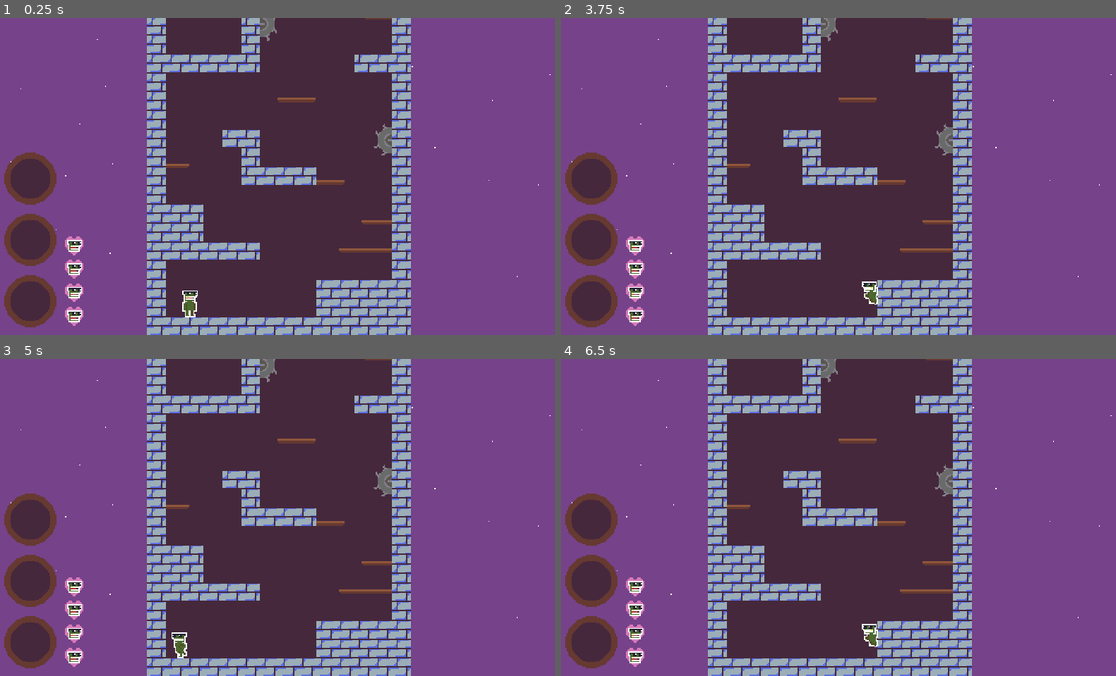
Above: before the commit, frames 1-4 (two rows, left to right).
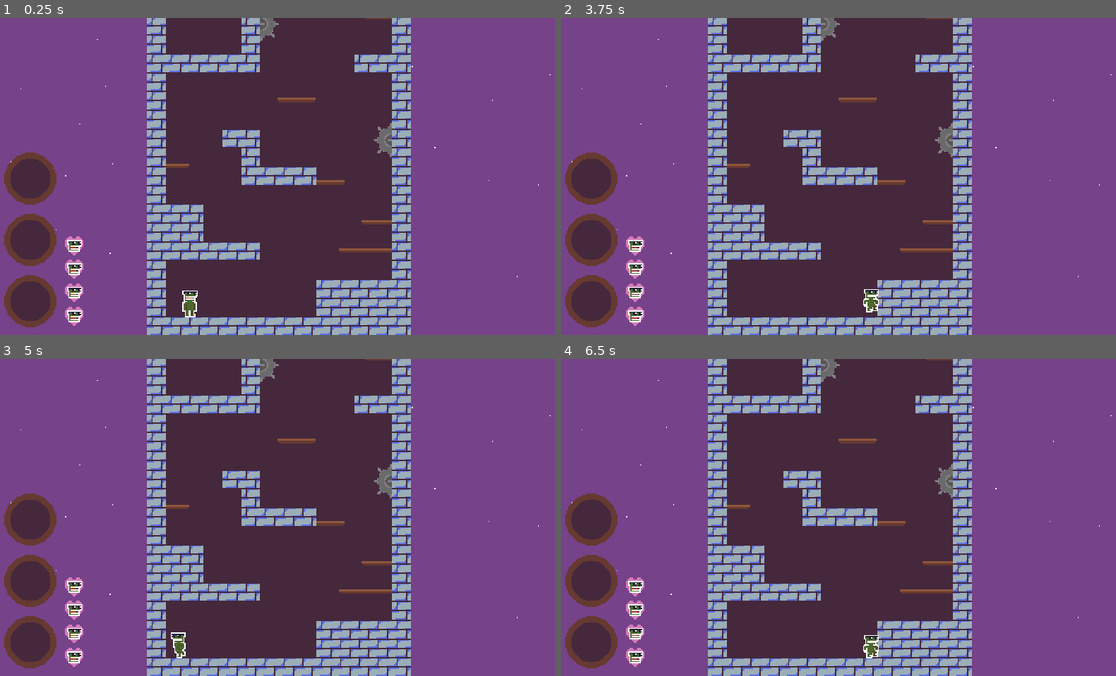
Above: after the commit, the same moments.

Repository: rthurmed/TorreDoAcrobata
Game: Godot game, scene res://src/World.tscn
The game is run twice, just before and just after one commit, with the same random seed, the same clock (stepped at 60 frames per second) and the same inputs.
Inputs (mouse positions are in pixels of both pictures, inside the frame that each line leads up to):
- Up to frame 1 (0.25 s): no input
- Up to frame 2 (3.75 s): click (594, 179) at 0.5 s; click (594, 239) at 1.25 s; click (594, 300) at 2 s; tap Enter at 2.75 s; hold Right (ui_right) from 2.78 s (still down); tap Z (jump) at 2.85, 3.02, 3.32, 3.6 s
- Up to frame 3 (5 s): tap Z (jump) at 3.77, 4.07, 4.35 s; release Right (ui_right) at 4.28 s; hold Left (ui_left) from 4.28 s (still down)
- Up to frame 4 (6.5 s): release Left (ui_left) at 5.03 s; hold Right (ui_right) from 5.03 s (still down); tap Z (jump) at 5.1, 5.27, 5.57, 5.85, 6.02, 6.32 s

The runs differ from the first frame. In frame 1, 0.1% of the frame differs, in the area x 46-71%, y 0-44%; in frame 2, 0.3%; in frame 3, 0.2%; in frame 4, 0.4%, in the area x 46-71%, y 0-95%.

Commit message:
Implemented moving platforms

Diff:
--- /dev/null
+++ b/src/Carrier.gd
@@ -0,0 +1,15 @@
+extends Node2D
+
+export (float) var SPEED = 120
+
+var follow
+var running = true
+
+func _ready():
+	if get_parent() is PathFollow2D:
+		follow = get_parent()
+
+func _physics_process(delta):
+	# Do path
+	if follow and running:
+		follow.set_offset(follow.get_offset() + SPEED * delta)
--- /dev/null
+++ b/src/Carrier.tscn
@@ -0,0 +1,6 @@
+[gd_scene load_steps=2 format=2]
+
+[ext_resource path="res://src/Carrier.gd" type="Script" id=1]
+
+[node name="Carrier" type="Node2D"]
+script = ExtResource( 1 )
--- /dev/null
+++ b/src/MovingPlatform.gd
@@ -0,0 +1,22 @@
+extends Node2D
+
+const IDLE_DURATION = 1.0
+
+export var move_to = Vector2.UP * 32
+export var speed = 3.0
+
+onready var platform = $Platform
+onready var tween = $Tween
+
+var follow = Vector2()
+
+func _ready():
+	# Tween config
+	# Based on: https://youtu.be/mBNa8LcAsns
+	var duration = move_to.length() / float(speed * 16)
+	tween.interpolate_property(self, "follow", Vector2.ZERO, move_to, duration, Tween.TRANS_LINEAR, Tween.EASE_IN_OUT, IDLE_DURATION)
+	tween.interpolate_property(self, "follow", move_to, Vector2.ZERO, duration, Tween.TRANS_LINEAR, Tween.EASE_IN_OUT, duration + IDLE_DURATION * 2)
+	tween.start()
+
+func _physics_process(delta):
+	platform.position = platform.position.linear_interpolate(follow, 0.075)
--- /dev/null
+++ b/src/MovingPlatform.tscn
@@ -0,0 +1,28 @@
+[gd_scene load_steps=5 format=2]
+
+[ext_resource path="res://assets/blocks-Sheet.png" type="Texture" id=1]
+[ext_resource path="res://src/MovingPlatform.gd" type="Script" id=2]
+
+[sub_resource type="RectangleShape2D" id=1]
+extents = Vector2( 16, 2 )
+
+[sub_resource type="AtlasTexture" id=2]
+atlas = ExtResource( 1 )
+region = Rect2( 32, 8, 32, 4 )
+
+[node name="MovingPlatform" type="Node2D"]
+script = ExtResource( 2 )
+
+[node name="Platform" type="KinematicBody2D" parent="."]
+
+[node name="CollisionShape2D" type="CollisionShape2D" parent="Platform"]
+shape = SubResource( 1 )
+one_way_collision = true
+
+[node name="Sprite" type="Sprite" parent="Platform/CollisionShape2D"]
+texture = SubResource( 2 )
+
+[node name="Tween" type="Tween" parent="."]
+repeat = true
+playback_process_mode = 0
+playback/repeat = true
--- a/src/Player.gd
+++ b/src/Player.gd
@@ -16,8 +16,8 @@
 var is_holding_jump = false
 var is_able_to_jump = false
 
-var is_hability_walljump_enabled = true
-var is_hability_doublejump_enabled = true
+var is_hability_walljump_enabled = false
+var is_hability_doublejump_enabled = false
 var max_n_jumps = 1
 
 var timesjumped = 0
@@ -115,7 +115,8 @@
 			velocity.y = GRAVITY
 
 	# warning-ignore:return_value_discarded
-	move_and_slide(velocity, Vector2(0, -1))
+	var snap = Vector2.DOWN * 16 if not is_holding_jump else Vector2.ZERO
+	move_and_slide_with_snap(velocity, snap, Vector2(0, -1))
 
 	if moving:
 		$RayCastWall1.scale.x = movement.x
--- a/src/Spinblade.tscn
+++ b/src/Spinblade.tscn
@@ -27,6 +27,7 @@
 
 [node name="AnimatedSprite" type="AnimatedSprite" parent="."]
 frames = SubResource( 3 )
+frame = 1
 playing = true
 
 [node name="CollisionShape2D" type="CollisionShape2D" parent="."]
--- a/src/World.tscn
+++ b/src/World.tscn
@@ -6,6 +6,8 @@
 [ext_resource path="res://src/LargePlatform.tscn" type="PackedScene" id=4]
 [ext_resource path="res://src/Platform.tscn" type="PackedScene" id=5]
 [ext_resource path="res://src/Spinblade.tscn" type="PackedScene" id=6]
+[ext_resource path="res://src/Carrier.tscn" type="PackedScene" id=7]
+[ext_resource path="res://src/MovingPlatform.tscn" type="PackedScene" id=8]
 
 [sub_resource type="NavigationPolygon" id=1]
 vertices = PoolVector2Array( 0, 0, 16, 0, 16, 16, 0, 16 )
@@ -55,6 +57,11 @@
 "shape_transform": Transform2D( 1, 0, 0, 1, 0, 0 )
 } ]
 1/z_index = 2
+
+[sub_resource type="Curve2D" id=5]
+_data = {
+"points": PoolVector2Array( 0, 0, 0, 0, -190, -543, 0, 0, 0, 0, -32, -543, 0, 0, 0, 0, -190, -543 )
+}
 
 [node name="World" type="Node2D"]
 
@@ -117,6 +124,25 @@
 [node name="Spinblade2" parent="Navigation2D/Spinblades" instance=ExtResource( 6 )]
 position = Vector2( -17, -166 )
 
+[node name="MovingSpinblades" type="Node" parent="Navigation2D"]
+
+[node name="Path2D1" type="Path2D" parent="Navigation2D/MovingSpinblades"]
+curve = SubResource( 5 )
+
+[node name="PathFollow2D" type="PathFollow2D" parent="Navigation2D/MovingSpinblades/Path2D1"]
+position = Vector2( -190, -543 )
+rotate = false
+
+[node name="Carrier" parent="Navigation2D/MovingSpinblades/Path2D1/PathFollow2D" instance=ExtResource( 7 )]
+
+[node name="Spinblade" parent="Navigation2D/MovingSpinblades/Path2D1/PathFollow2D/Carrier" instance=ExtResource( 6 )]
+
+[node name="MovingPlatforms" type="Node" parent="Navigation2D"]
+
+[node name="MovingPlatform" parent="Navigation2D/MovingPlatforms" instance=ExtResource( 8 )]
+position = Vector2( -112, -464 )
+move_to = Vector2( 0, -64 )
+
 [node name="Player" parent="." instance=ExtResource( 2 )]
 position = Vector2( -188, -26 )
 z_index = 4
@@ -149,3 +175,5 @@
 [connection signal="cause_damage" from="Navigation2D/Spinblades/Spinblade" to="Player" method="_on_Any_cause_damage"]
 [connection signal="body_entered" from="Navigation2D/Spinblades/Spinblade2" to="Navigation2D/Spinblades/Spinblade2" method="_on_Spinblade_body_entered"]
 [connection signal="cause_damage" from="Navigation2D/Spinblades/Spinblade2" to="Player" method="_on_Any_cause_damage"]
+[connection signal="body_entered" from="Navigation2D/MovingSpinblades/Path2D1/PathFollow2D/Carrier/Spinblade" to="Navigation2D/MovingSpinblades/Path2D1/PathFollow2D/Carrier/Spinblade" method="_on_Spinblade_body_entered"]
+[connection signal="cause_damage" from="Navigation2D/MovingSpinblades/Path2D1/PathFollow2D/Carrier/Spinblade" to="Player" method="_on_Any_cause_damage"]
Not shown: 1 places in src/Platform.tscn that only renumber resources
Not shown: 1 places in src/World.tscn that only renumber resources
